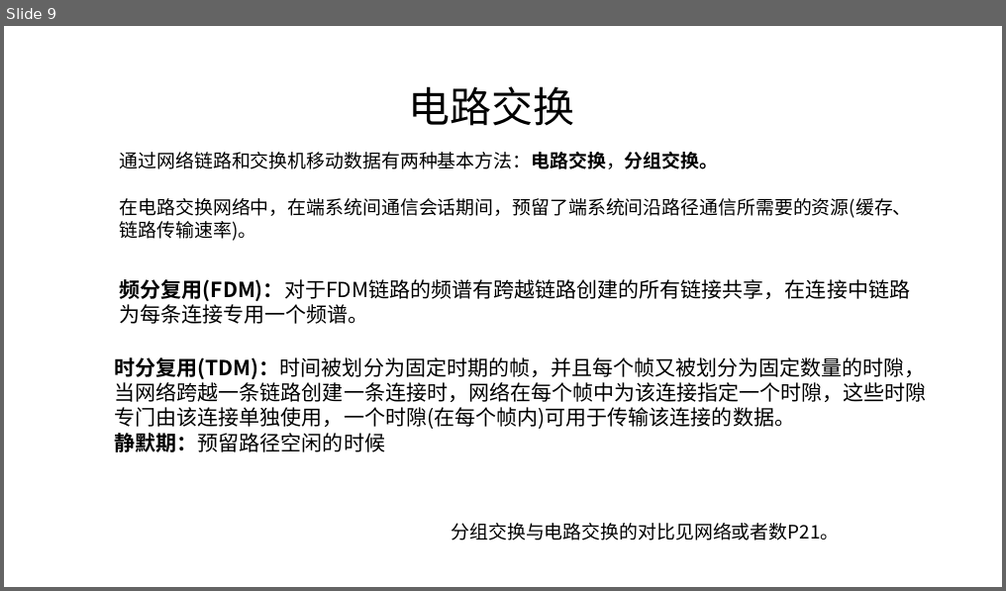
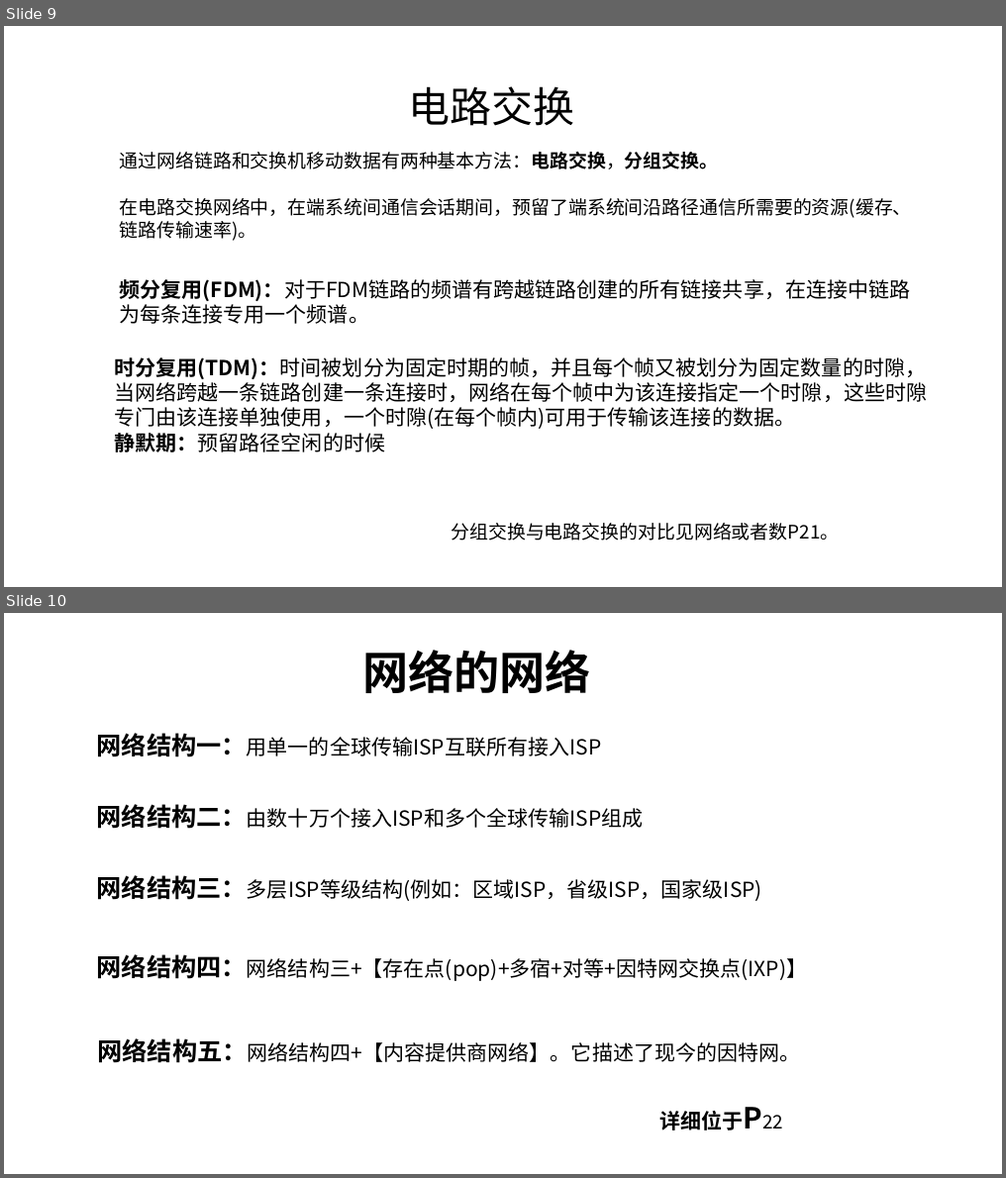
Before and after one commit to kuan525/Computer-Networking-A-top-down-Approach, a slide deck: 计算机网络和因特网.pptx. Shown one above the other, each under a label of ours: slide 9 before the commit, slides 9 and 10 after it. The pictures are 1006x591 and 1006x1178 pixels, drawn with LibreOffice and Linux fonts; fonts in the diff are those of the drawing. Boxes give left, top, right and bottom in pixels: in the first picture for what was removed or moved away, otherwise in the second. Text is boxed around its words. In the diff, an @@ line names an element or a change of style, - is before the commit and + after.

Commit message:
2021.2.20学习笔记

```diff
--- a/计算机网络和因特网.pptx
+++ b/计算机网络和因特网.pptx
@@ slide 10 added at (x1=4, y1=613, x2=1002, y2=1174), background #FFFFFF @@
@@ text added at (x1=362, y1=650, x2=591, y2=693), 44 pt, text #000000, bold @@
+网络的网络
@@ text added at (x1=97, y1=733, x2=602, y2=758), 20 pt, text #000000 @@
+网络结构一：用单一的全球传输ISP互联所有接入ISP
@@ text added at (x1=97, y1=804, x2=644, y2=829), 20 pt, text #000000 @@
+网络结构二：由数十万个接入ISP和多个全球传输ISP组成
@@ text added at (x1=97, y1=875, x2=762, y2=901), 20 pt, text #000000 @@
+网络结构三：多层ISP等级结构(例如：区域ISP，省级ISP，国家级ISP)
@@ text added at (x1=97, y1=955, x2=807, y2=981), 20 pt, text #000000 @@
+网络结构四：网络结构三+【存在点(pop)+多宿+对等+因特网交换点(IXP)】
@@ text added at (x1=97, y1=1039, x2=801, y2=1063), 20 pt, text #000000 @@
+网络结构五：网络结构四+【内容提供商网络】。它描述了现今的因特网。
@@ text added at (x1=660, y1=1111, x2=744, y2=1131), 20 pt, text #000000, bold @@
+详细位于P22
```
